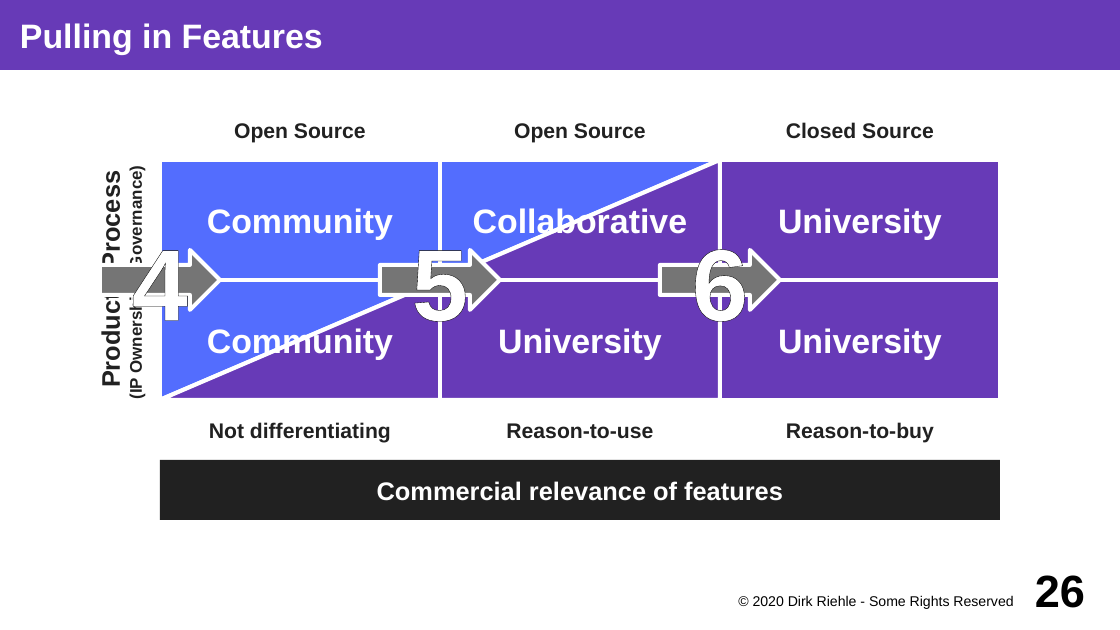
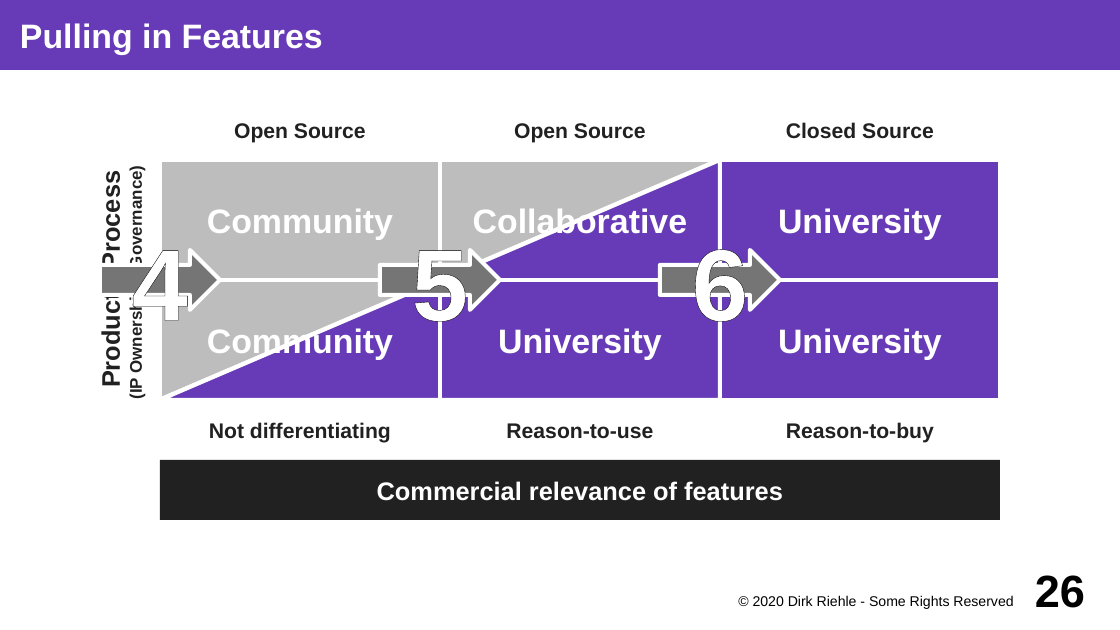
Before and after one commit to dirkriehle/coss-course, a slide deck: slide 26 of Lecture slides/COSS D02 - Research and Startup.odp. Drawn at 1120x630 pixels with LibreOffice and Linux fonts; fonts in the diff are those of the drawing. Boxes give left, top, right and bottom in pixels: in the first picture for what was removed or moved away, otherwise in the second. Text is boxed around its words. In the diff, an @@ line names an element or a change of style, - is before the commit and + after.

```diff
--- a/Lecture slides/COSS D02 - Research and Startup.odp
+++ b/Lecture slides/COSS D02 - Research and Startup.odp
@@ right triangle at [160, 160, 720, 399]: fill #536DFE to #BDBDBD @@
```
Also in this commit, not shown: 4 other slides changed, 1 slide added, 3 other files.
